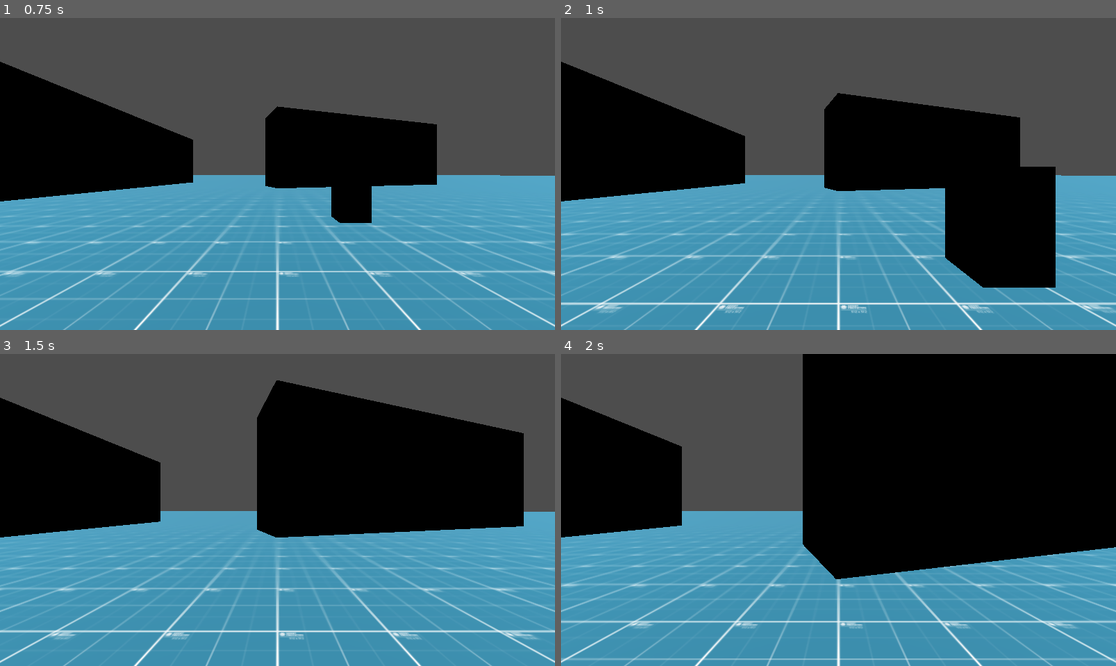
Above: before the commit, frames 1-4 (two rows, left to right).
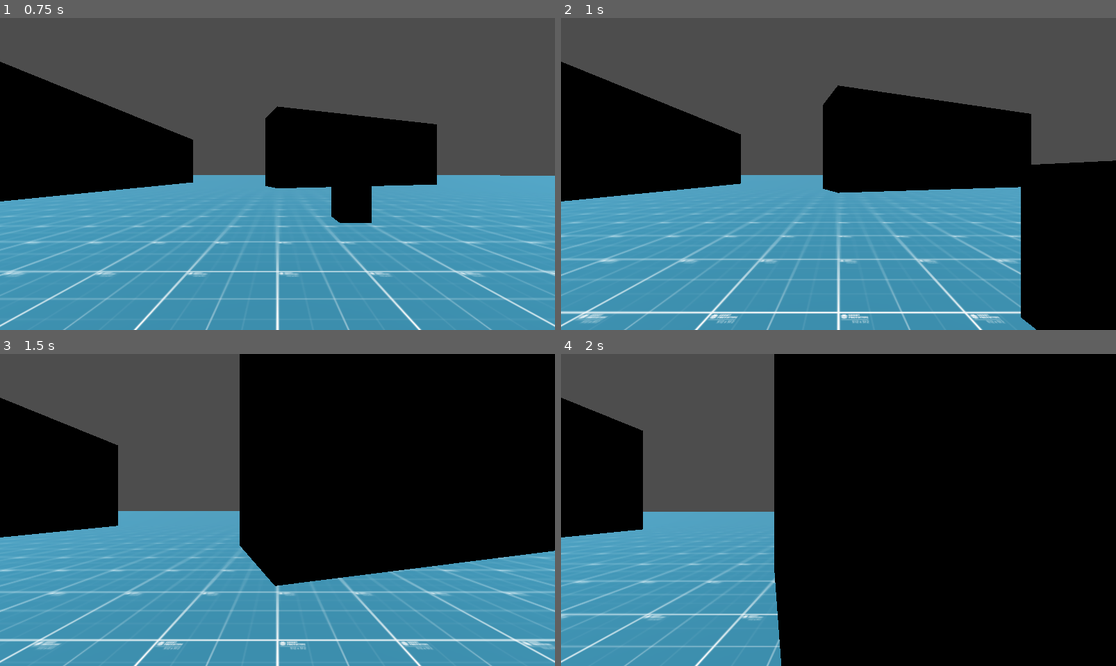
Above: after the commit, the same moments.

Repository: TimurTimergalin/team-dynamics-project-0
Game: Godot game, scene res://scenes/prototype_scene.tscn
Same seed, same stepped clock (60 frames per second), same inputs: the game is played once before the commit and once after it.
Inputs:
- Up to frame 1 (0.75 s): hold W (main_move_forward) from 0.53 s (still down); tap Ctrl (main_crouch) at 0.6 s
- Up to frame 2 (1 s): keep holding W (main_move_forward); tap Space (main_jump) at 0.77 s
- Up to frame 3 (1.5 s): keep holding W (main_move_forward); tap Shift (main_run) at 1.35 s
- Up to frame 4 (2 s): keep holding W (main_move_forward); tap Space (main_jump) at 1.52 s

Frame 1 is identical in both runs. In frame 2, 16% of the frame differs, in the area x 0-100%, y 17-100%; in frame 3, 26%; in frame 4, 27%, in the area x 0-100%, y 0-100%.

Commit message:
closes #18: поправил скорость

Diff:
--- a/assets/art/godot-prototype-texture/StructureMaterial.tres
+++ b/assets/art/godot-prototype-texture/StructureMaterial.tres
@@ -1,6 +1,6 @@
 [gd_resource type="StandardMaterial3D" load_steps=2 format=3 uid="uid://cmlreoo2qwhp4"]
 
-[ext_resource type="Texture2D" uid="uid://j7sury57jx76" path="res://assets/Arts/godot-prototype-texture/PNG/grid_512x512/grid_blue_512x512.png" id="1_4o2bp"]
+[ext_resource type="Texture2D" uid="uid://j7sury57jx76" path="res://assets/art/godot-prototype-texture/PNG/grid_512x512/grid_blue_512x512.png" id="1_4o2bp"]
 
 [resource]
 albedo_texture = ExtResource("1_4o2bp")
--- a/resources/player/movement.tres
+++ b/resources/player/movement.tres
@@ -4,4 +4,6 @@
 
 [resource]
 script = ExtResource("1_tlj7n")
+walking_max_velocity = 25.0
 walking_acceleration = 100.0
+base_decceleration = 200.0
--- a/scripts/logic/camera/camera_logic.gd
+++ b/scripts/logic/camera/camera_logic.gd
@@ -10,7 +10,7 @@
 	Input.set_mouse_mode(Input.MOUSE_MODE_CAPTURED)
 
 
-func _unhandled_input(event: InputEvent) -> void:
+func _unhandled_input(_event: InputEvent) -> void:
 	pass
 
 func _process(delta: float) -> void:
--- a/scripts/logic/movement/horizontal_movement_logic.gd
+++ b/scripts/logic/movement/horizontal_movement_logic.gd
@@ -5,14 +5,14 @@
 
 func _process(delta: float) -> void:
 	var real_velocity = Vector2(target.velocity.x, target.velocity.z)
-
-	var velocity_difference = horizontal_movement_store.direction * horizontal_movement_store.max_velocity - real_velocity
+	var target_velocity = horizontal_movement_store.direction * horizontal_movement_store.max_velocity
+	var velocity_difference = target_velocity - real_velocity
 	var d_velocity_direction = velocity_difference.normalized()
 
 	# Скорость изменится по направлению d_velocity_direction,
 	# значит локально скорость имеет вид velocity = real_velocity + t * d_velocity_direction.
 	# Производная |velocity| по t в точке t = 0 равна 2 * (real_velocity.x * d_velocity_direction.x + real_velocity.y * d_velocity_direction.y)
-	var derivative = real_velocity.x + d_velocity_direction.x + real_velocity.y * d_velocity_direction.y
+	var derivative = real_velocity.x * d_velocity_direction.x + real_velocity.y * d_velocity_direction.y
 
 	var a = (
 		horizontal_movement_store.acceleration
@@ -20,10 +20,8 @@
 		else horizontal_movement_store.decceleration
 	)
 
-
 	var d_velocity = (d_velocity_direction * a * delta).limit_length(velocity_difference.length())
 	var new_velocity = Vector2(target.velocity.x + d_velocity.x, target.velocity.z + d_velocity.y).limit_length(horizontal_movement_store.max_velocity)
 
 	target.velocity.x = new_velocity.x
 	target.velocity.z = new_velocity.y
-	print(target.velocity, " ", target.velocity.length())
--- a/scripts/logic/movement/player_movement_states/base_player_movement_state.gd
+++ b/scripts/logic/movement/player_movement_states/base_player_movement_state.gd
@@ -8,14 +8,14 @@
 @export var player_movement_resource: PlayerMovementResource
 
 func get_player_movement_direction() -> Vector2:
-	var input_direction = Input.get_vector(MainActions.move_left, MainActions.move_right, MainActions.move_forward, MainActions.move_backwards).normalized()
+    var input_direction = Input.get_vector(MainActions.move_left, MainActions.move_right, MainActions.move_forward, MainActions.move_backwards).normalized()
 
-	var vector3_direction = (player_camera.global_basis * Vector3(input_direction.x, 0.0, input_direction.y)).normalized()
-	return Vector2(vector3_direction.x, vector3_direction.z)
+    var vector3_direction = (player_camera.global_basis * Vector3(input_direction.x, 0.0, input_direction.y))
+    return Vector2(vector3_direction.x, vector3_direction.z).normalized()
 
 func is_running_input() -> bool:
-	return (
-		Input.is_action_pressed(MainActions.run) #and
-		#Input.is_action_pressed(MainActions.move_forward) and
-		#!Input.is_action_pressed(MainActions.move_backwards)
-	)
+    return (
+    Input.is_action_pressed(MainActions.run) #and
+    #Input.is_action_pressed(MainActions.move_forward) and
+    #!Input.is_action_pressed(MainActions.move_backwards)
+    )
--- a/scripts/logic/movement/player_movement_states/idle_state.gd
+++ b/scripts/logic/movement/player_movement_states/idle_state.gd
@@ -6,8 +6,6 @@
 
 func enter() -> void:
 	horizontal_movement_store.decceleration = player_movement_resource.base_decceleration
-	horizontal_movement_store.acceleration = 0
-	horizontal_movement_store.max_velocity = 0
 
 func process(_delta: float) -> State:
 	var direction = get_player_movement_direction()
